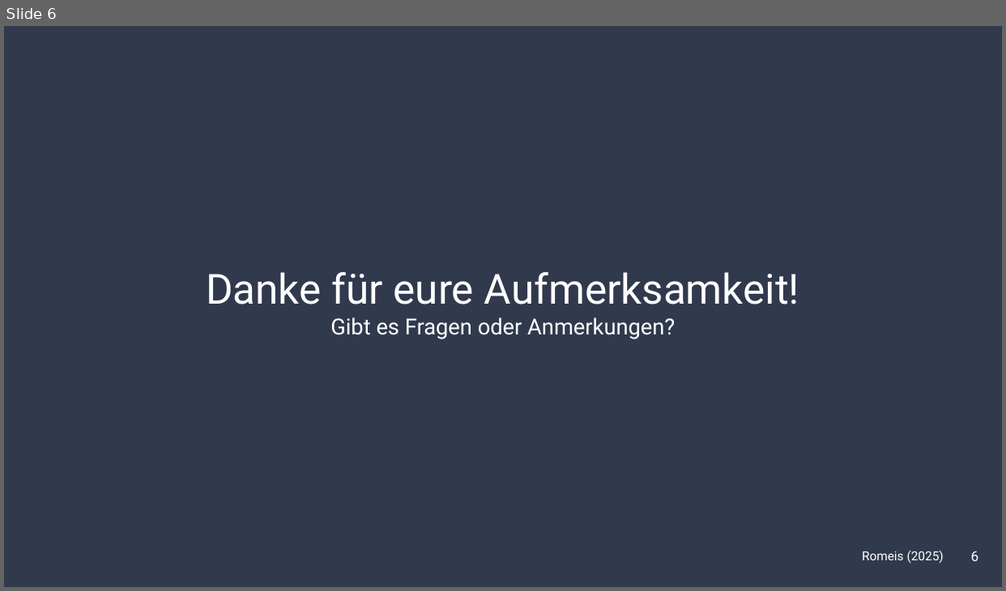
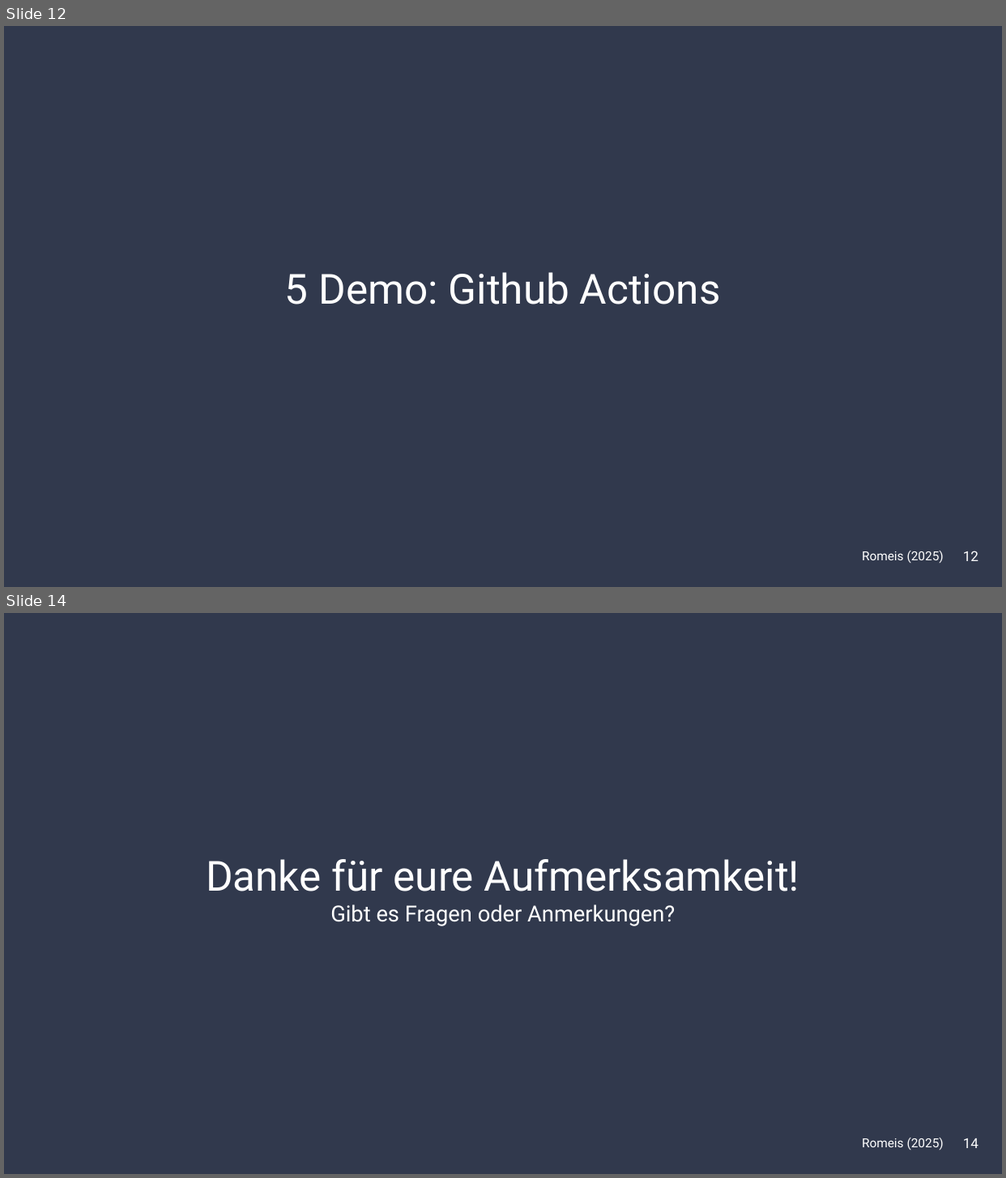
Before and after one commit to FiJoRom/DevOps-Task-Manager, a slide deck: Präsentation_DevOps_Romeis.pptx. Shown one above the other, each under a label of ours: slide 6 before the commit, slides 12 and 14 after it; the slides between them are not shown. The pictures are 1006x591 and 1006x1178 pixels, drawn with LibreOffice and Linux fonts; fonts in the diff are those of the drawing. Boxes give left, top, right and bottom in pixels: in the first picture for what was removed or moved away, otherwise in the second. Text is boxed around its words. In the diff, an @@ line names an element or a change of style, - is before the commit and + after.

```diff
--- a/Präsentation_DevOps_Romeis.pptx
+++ b/Präsentation_DevOps_Romeis.pptx
@@ slide 12 added at box(4, 26, 1002, 587), background #31394D @@
@@ text added at box(285, 272, 721, 305), 30 pt, text #FFFFFF @@
+5 Demo: Github Actions
@@ text added at box(862, 551, 944, 563), 9 pt, text #FFFFFF @@
+Romeis (2025)
@@ page number added at box(963, 551, 978, 561), 10 pt, text #FFFFFF @@
+12
@@ what was slide 6 is now slide 14 @@
@@ page number at box(963, 1139, 978, 1148): text changed @@
-6
+14
```
Also in this commit, not shown: 3 slides changed, 9 other slides added, 4 slides removed, 1 other file.
